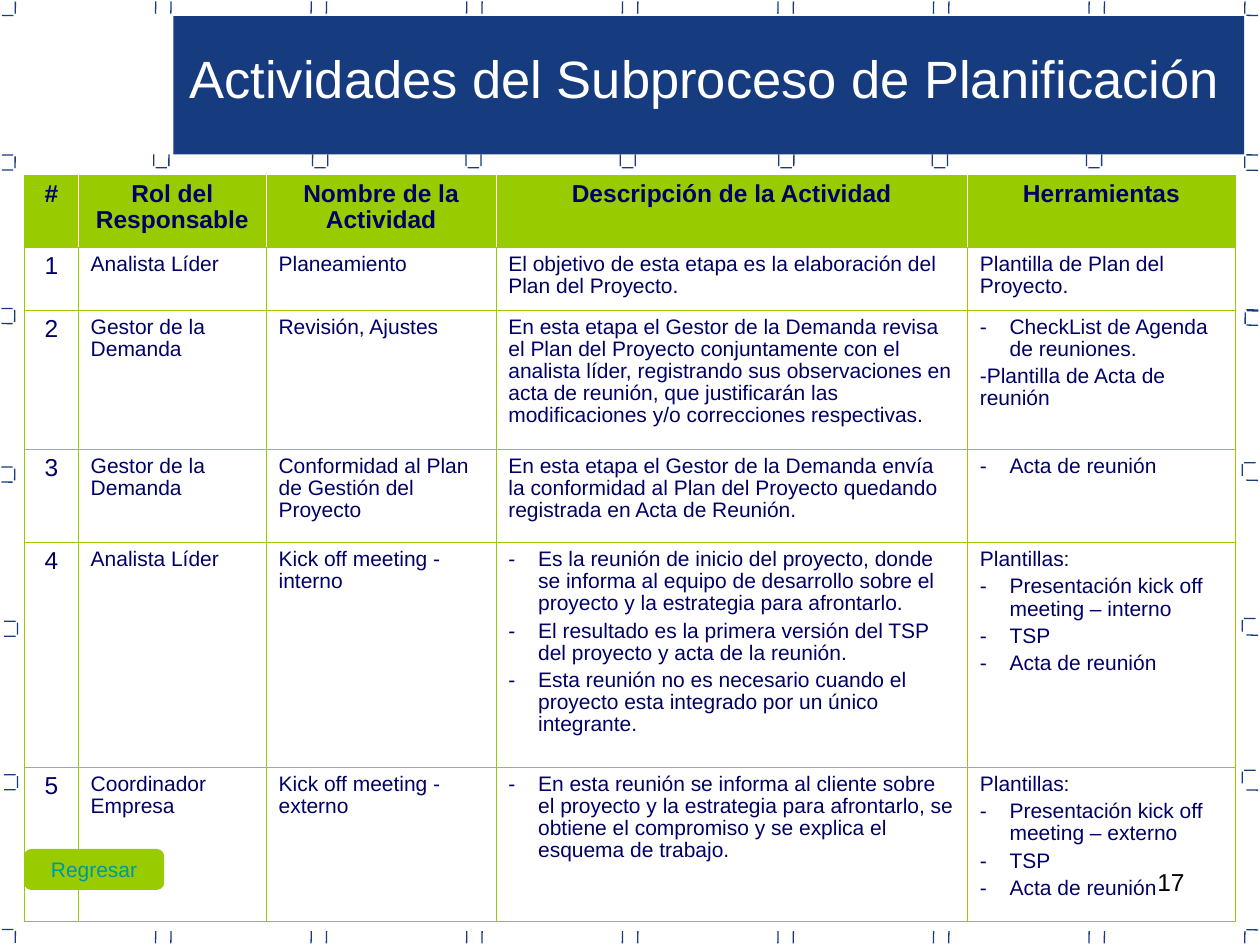
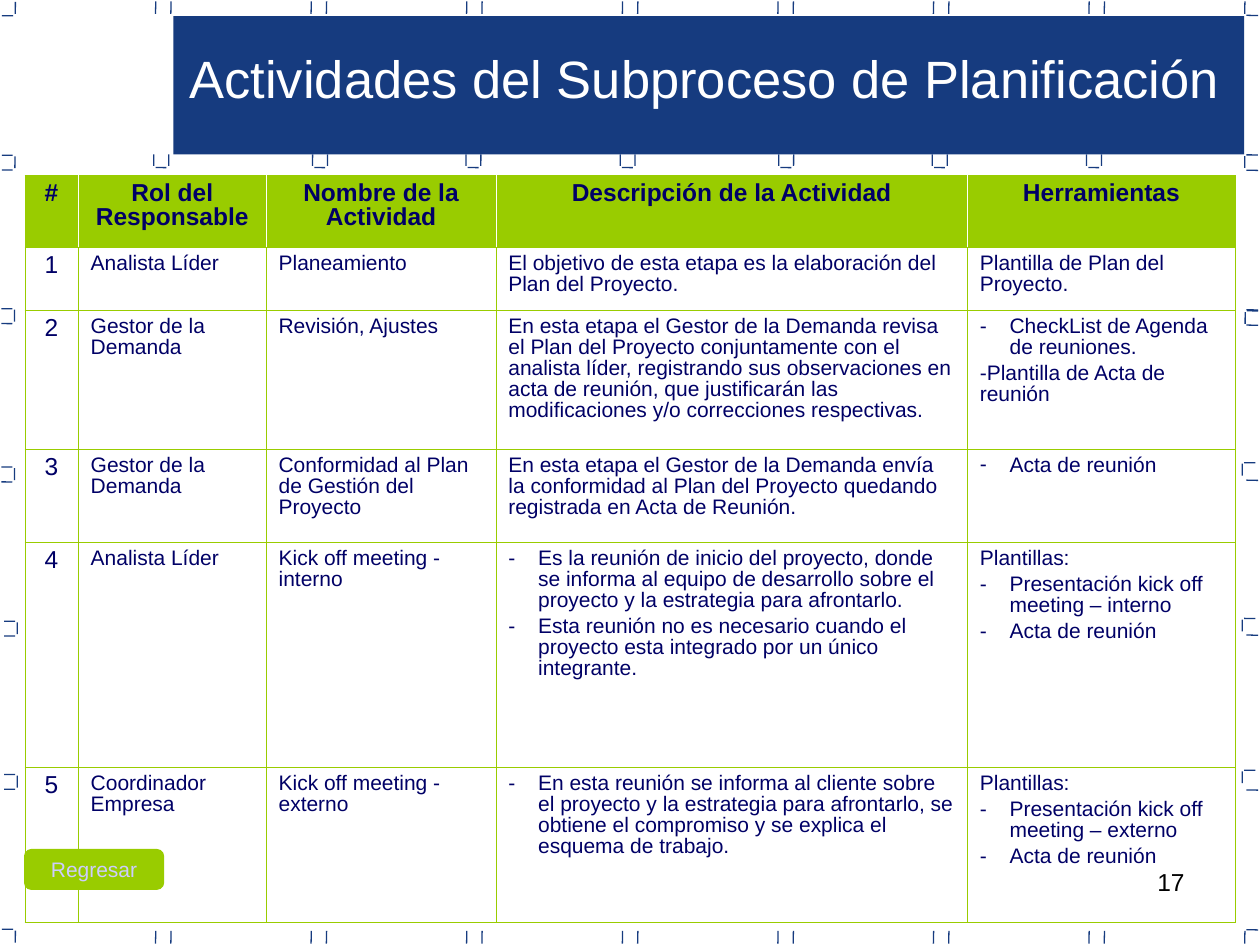
Before and after one commit to jcbv/WilsonStore, a slide deck: slide 17 of Documentacion/Area PP_PMC/Proceso de gestion de proyectos PP-PMC.ppt. Drawn at 1260x945 pixels with LibreOffice and Linux fonts; fonts in the diff are those of the drawing. Boxes give left, top, right and bottom in pixels: in the first picture for what was removed or moved away, otherwise in the second. Text is boxed around its words. In the diff, an @@ line names an element or a change of style, - is before the commit and + after.

Commit message:
Plan de gestion de proyectos

```diff
--- a/Documentacion/Area PP_PMC/Proceso de gestion de proyectos PP-PMC.ppt
+++ b/Documentacion/Area PP_PMC/Proceso de gestion de proyectos PP-PMC.ppt
@@ table at box(25, 175, 1236, 921) @@
-row 5, column 4: Es la reunión de inicio del proyecto, donde se informa al equipo de desarrollo sobre el proyecto y la estrategia para afrontarlo. / El resultado es la primera versión del TSP del proyecto y acta de la reunión. / Esta reunión no es necesario cuando el proyecto esta integrado por un único integrante.
+row 5, column 4: Es la reunión de inicio del proyecto, donde se informa al equipo de desarrollo sobre el proyecto y la estrategia para afrontarlo. / Esta reunión no es necesario cuando el proyecto esta integrado por un único integrante.
-row 5, column 5: Plantillas: / Presentación kick off meeting – interno / TSP / Acta de reunión
+row 5, column 5: Plantillas: / Presentación kick off meeting – interno / Acta de reunión
-row 6, column 5: Plantillas: / Presentación kick off meeting – externo / TSP / Acta de reunión
+row 6, column 5: Plantillas: / Presentación kick off meeting – externo / Acta de reunión
@@ line spacing 0.94 to 0.89 @@
@@ borders changed @@
@@ rounded rectangle "Regresar" at box(25, 849, 164, 888): text colour #009999 to #CCCCFF @@
```
Also in this commit, not shown: 31 other slides changed.
